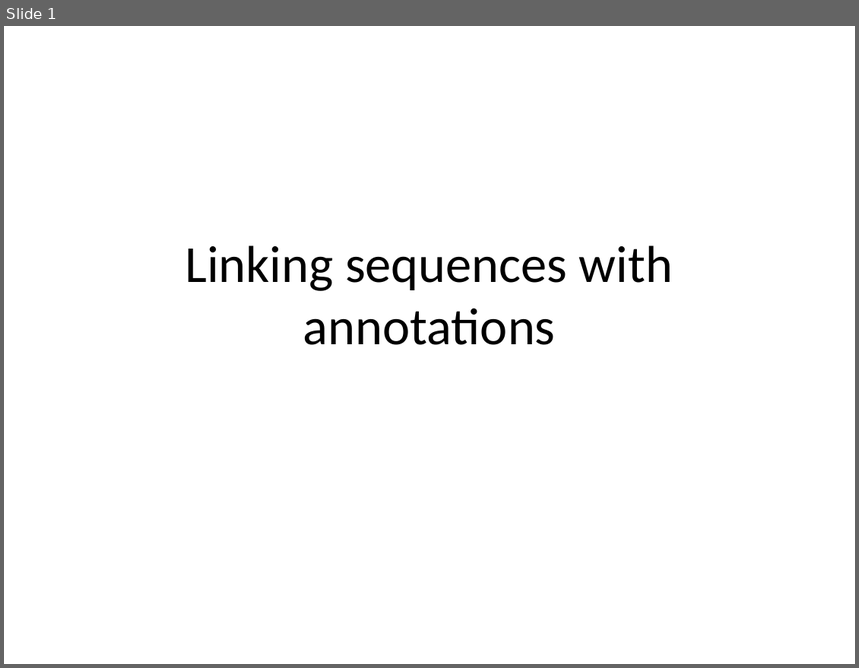
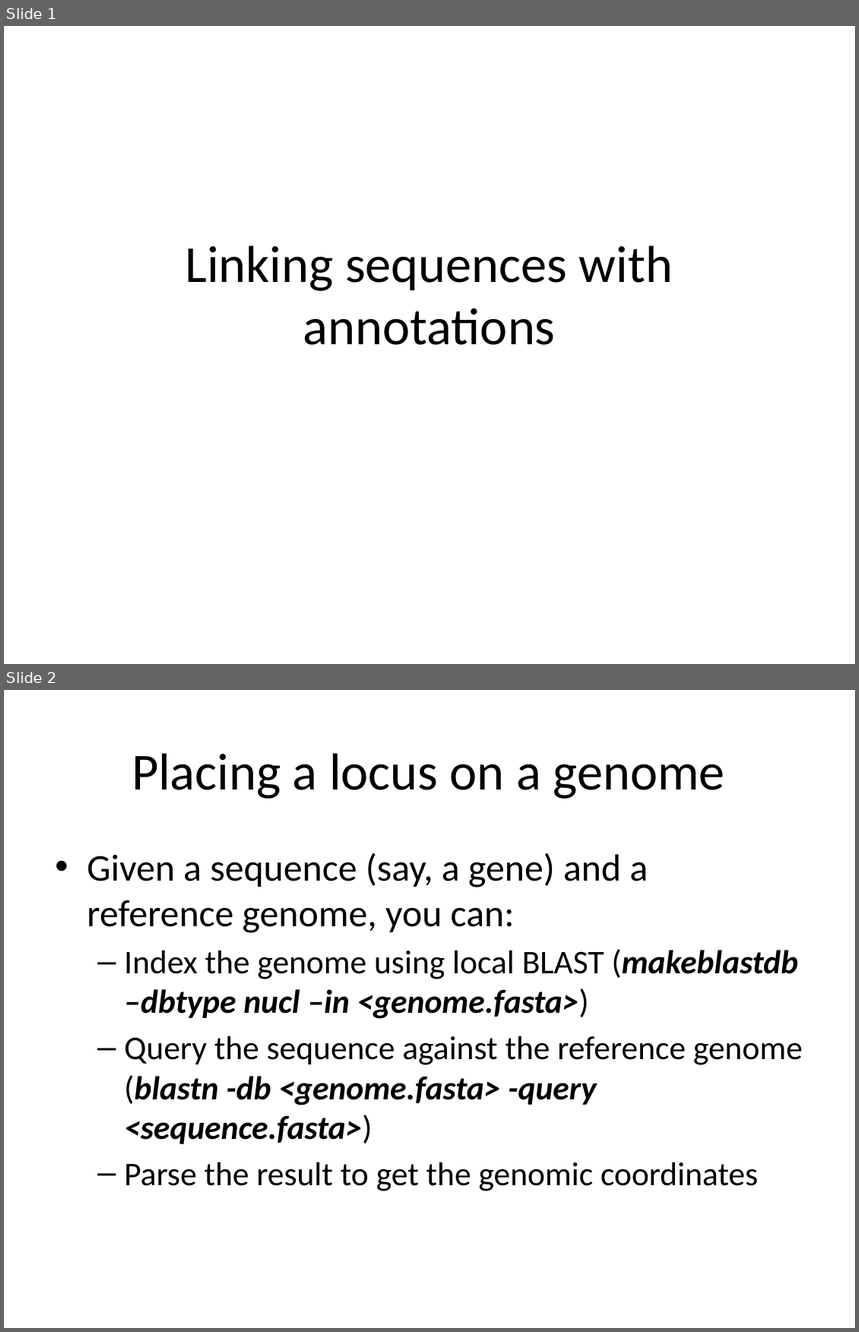
Before and after one commit to naturalis/arangs, a slide deck: doc/slides/day3/session4/seq2gff.pptx. Shown one above the other, each under a label of ours: slide 1 before the commit, slides 1 and 2 after it. The pictures are 859x668 and 859x1332 pixels, drawn with LibreOffice and Linux fonts; fonts in the diff are those of the drawing. Boxes give left, top, right and bottom in pixels: in the first picture for what was removed or moved away, otherwise in the second. Text is boxed around its words. In the diff, an @@ line names an element or a change of style, - is before the commit and + after.

```diff
--- a/doc/slides/day3/session4/seq2gff.pptx
+++ b/doc/slides/day3/session4/seq2gff.pptx
@@ slide 2 added at (4,690,855,1328), background #FFFFFF @@
@@ title added at (132,753,725,799), 44 pt, text #000000 @@
+Placing a locus on a genome
@@ text added at (87,853,803,1192), 28 pt, text #000000 @@
+• Given a sequence (say, a gene) and a reference genome, you can:
+  – Index the genome using local BLAST (makeblastdb –dbtype nucl –in <genome.fasta>)
+  – Query the sequence against the reference genome (blastn -db <genome.fasta> -query <sequence.fasta>)
+  – Parse the result to get the genomic coordinates
```
Also in this commit, not shown: 2 other slides added.
